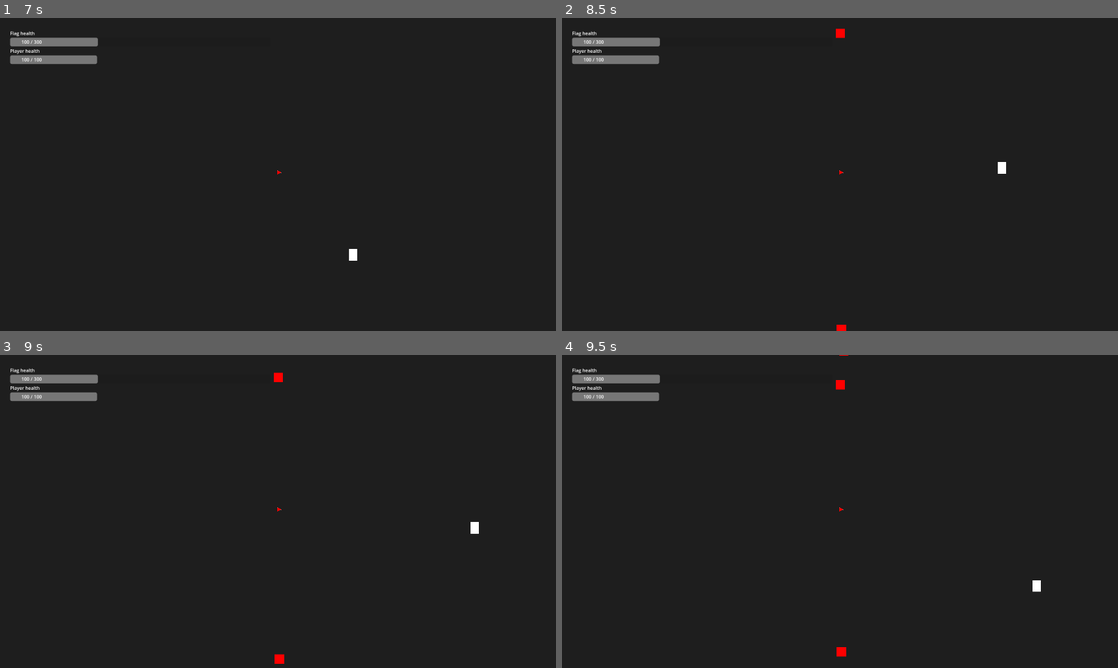
Above: before the commit, frames 1-4 (two rows, left to right).
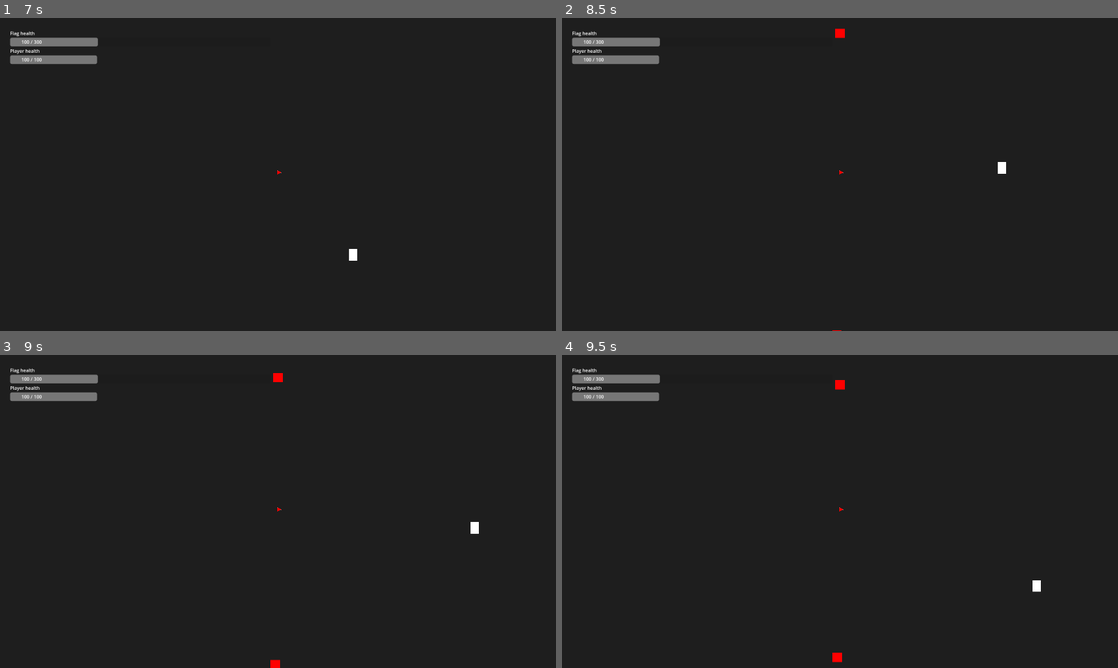
Above: after the commit, the same moments.

Repository: duckenclaw/gmtk2025
Game: Godot game, scene res://src/main_menu.tscn
Two runs of this game, one before a commit and one after it. Both use one fixed random seed, a clock stepped at 60 frames per second and the inputs below.
Inputs (mouse positions are in pixels of both pictures, inside the frame that each line leads up to):
- Up to frame 1 (7 s): click "Start" at 0.5 s; tap Enter at 1.25, 6.5 s; move the mouse to (400, 158) at 1.27 s; press the mouse at (400, 158) at 1.28 s; hold Right (ui_right) 1.28-2.03 s; move the mouse to (166, 190) at 2.02 s; release the mouse at (166, 190) at 2.03 s; hold Down (ui_down) 2.03-2.78 s; click (166, 190) at 2.1 s; move the mouse to (333, 105) at 2.77 s; press the mouse at (333, 105) at 2.78 s; hold Right (ui_right) 2.78-3.53 s; move the mouse to (250, 237) at 3.52 s; release the mouse at (250, 237) at 3.53 s; hold Up (ui_up) 3.53-4.28 s; click (250, 237) at 3.6 s; tap Space at 4.25 s; move the mouse to (444, 221) at 4.27 s; press the mouse at (444, 221) at 4.28 s; hold Left (ui_left) 4.28-5.78 s; move the mouse to (111, 127) at 5.02 s; release the mouse at (111, 127) at 5.03 s; click (111, 127) at 5.1 s; move the mouse to (305, 174) at 5.77 s; press the mouse at (305, 174) at 5.78 s; hold Down (ui_down) 5.78-6.53 s; move the mouse to (194, 96) at 6.52 s; release the mouse at (194, 96) at 6.53 s; hold Right (ui_right) from 6.53 s (still down); click (194, 96) at 6.6 s
- Up to frame 2 (8.5 s): move the mouse to (962, 158) at 7.27 s; release Right (ui_right) at 7.28 s; press the mouse at (962, 158) at 7.28 s; hold Up (ui_up) 7.28-8.03 s; move the mouse to (728, 190) at 8.02 s; release the mouse at (728, 190) at 8.03 s; hold Right (ui_right) from 8.03 s (still down); click (728, 190) at 8.1 s
- Up to frame 3 (9 s): move the mouse to (333, 442) at 8.77 s; release Right (ui_right) at 8.78 s; press the mouse at (333, 442) at 8.78 s; hold Down (ui_down) from 8.78 s (still down)
- Up to frame 4 (9.5 s): keep holding Down (ui_down)

Frame 1 is identical in both runs. In frame 2, less than 0.1% of the frame differs, in the area x 48-52%, y 3-100%; in frame 3, less than 0.1%; in frame 4, less than 0.1%, in the area x 48-52%, y 0-99%.

Commit message:
fixed enemy waves, enemy sprite placement

Diff:
--- a/src/enemies/enemy_spawner.gd
+++ b/src/enemies/enemy_spawner.gd
@@ -29,10 +29,6 @@
 func _ready():
 	spawn_timer.wait_time = spawn_interval
 
-	# Load default enemy scene if not provided
-	if not enemy_scene:
-		enemy_scene = preload("res://src/enemies/enemy.tscn")
-
 	#start_spawning()
 
 # Start spawning enemies
@@ -91,7 +87,6 @@
 
 # Handle enemy death
 func _on_enemy_died(enemy: Enemy):
-	spawn_count -= 1
 
 	# Check if all enemies are dead
 	if spawn_count <= 0:
@@ -147,7 +142,7 @@
 		stop_spawning()
 		return
 
-	spawn_enemy_random()
+	spawn_enemy_random_typed()
 
 # ========== ENEMY TYPE CONFIGURATION ==========
 
@@ -202,9 +197,10 @@
 	enemy.max_health = enemy_type.max_health
 	enemy.current_health = enemy_type.max_health
 	enemy.damage = enemy_type.damage
-	enemy.target_group = enemy_type.target_group
+	enemy.target_groups = enemy_type.target_groups
 
 	# Apply visual properties
+	spawn_texture = enemy_type.texture
 	if enemy_type.texture and enemy.sprite:
 		enemy.enemy_texture = spawn_texture
 		enemy.sprite.texture = spawn_texture
@@ -246,5 +242,6 @@
 	var angle = randf() * TAU
 	var distance = randf_range(spawn_radius * 0.5, spawn_radius)
 	var spawn_pos = global_position + Vector2(cos(angle), sin(angle)) * distance
+	spawn_count -= 1
 
 	return spawn_random_typed_enemy_at_position(spawn_pos)
--- a/src/resources/enemy_type.gd
+++ b/src/resources/enemy_type.gd
@@ -13,4 +13,4 @@
 @export var damage: float = 25.0
 
 # Behavior
-@export var target_group: String = "loopOrigin"
+@export var target_groups: Array[String] = ["loopOrigin", "player"]
--- a/src/resources/waves/wave_basic.tres
+++ b/src/resources/waves/wave_basic.tres
@@ -8,5 +8,6 @@
 script = ExtResource("3_aiaim")
 wave_name = "Wave basic"
 enemy_types = Array[ExtResource("1_pb2hb")]([ExtResource("2_pb2hb")])
-enemies_per_spawner = 5
+total_enemies = 10
+enemies_per_spawner = 3
 metadata/_custom_type_script = "uid://vkq5h0d44gc8"
Not shown: 1 places in assets/theme/theme.tres that only renumber resources
